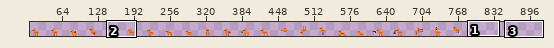
A sprite sheet gets an edit: Sprites/goose-Sheet.png. The picture above shows the old version from afar; the outline marks the close-up.
Close-up. The starting point:
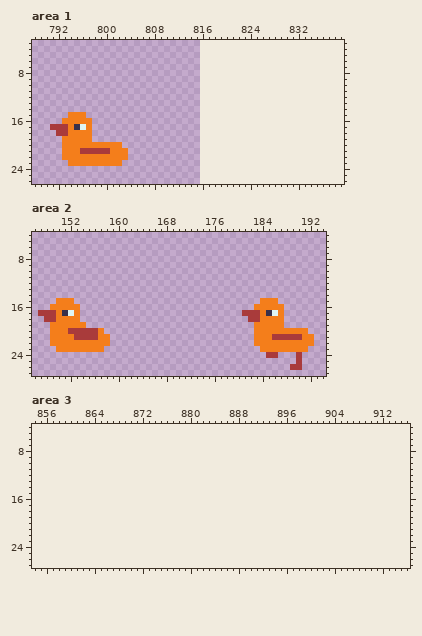
The file is 816x28 pixels. Shown: area 1: x 788..839, y 3..26; area 2: x 146..194, y 4..27; area 3: x 854..916, y 4..27. The old version is drawn lined up with the new one, on the new canvas. The wide view leaves out empty margins. The commit also changed other parts of the picture, which this record leaves out.
The result:
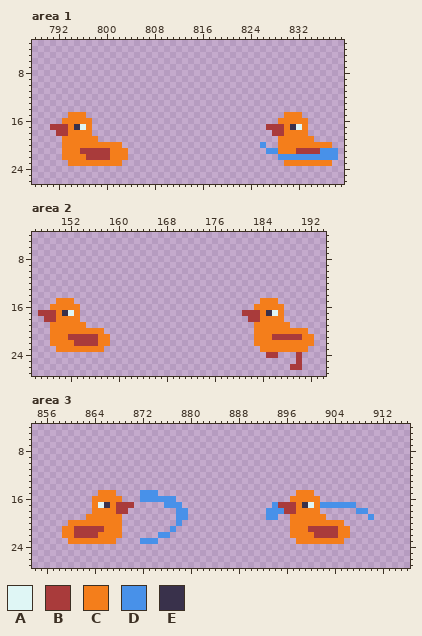
Palette (. is transparent): A #dff6f5  B #a93b3b  C #f47e1b  D #4891e9  E #39314b
From old to new:
{"change": "canvas 816x28 -> 918x28"}
{"where": "area 1"}
{"y":15,"x":830,"old":"...","new":"CCC"}
{"y":16,"x":829,"old":".....","new":"CCCCC"}
{"y":17,"x":827,"old":".......","new":"BBBCEAC"}
{"y":18,"x":828,"old":"......","new":"BBCCCC"}
{"y":19,"x":798,"old":".","new":"C"}
{"y":19,"x":829,"old":"......","new":"CCCCCC"}
{"y":20,"x":826,"old":".","new":"D"}
{"y":20,"x":829,"old":".........","new":"CCCCCCCCC"}
{"y":21,"x":827,"old":"............","new":"DDCCCBBBBDDD"}
{"y":22,"x":797,"old":"CCCC","new":"BBBB"}
{"y":22,"x":829,"old":"..........","new":"DDDDDDDDDD"}
{"y":23,"x":830,"old":"........","new":"CCCCCCCC"}
{"where": "area 2"}
{"y":19,"x":188,"old":".","new":"C"}
{"y":20,"x":152,"old":"BBBBB","new":"CCCCC"}
{"y":21,"x":152,"old":"C","new":"B"}
{"y":22,"x":153,"old":"CCCC","new":"BBBB"}
{"where": "area 3"}
{"y":15,"x":865,"old":"...","new":"CCC"}
{"y":15,"x":872,"old":"...","new":"DDD"}
{"y":15,"x":898,"old":"...","new":"CCC"}
{"y":16,"x":864,"old":".....","new":"CCCCC"}
{"y":16,"x":872,"old":"......","new":"DDDDDD"}
{"y":16,"x":897,"old":".....","new":"CCCCC"}
{"y":17,"x":864,"old":".......","new":"CAECBBB"}
{"y":17,"x":876,"old":"...","new":"DDD"}
{"y":17,"x":894,"old":"..............","new":"DBBBCEACDDDDDD"}
{"y":18,"x":864,"old":"......","new":"CCCCBB"}
{"y":18,"x":878,"old":"..","new":"DD"}
{"y":18,"x":893,"old":".........","new":"DDDBBCCCC"}
{"y":18,"x":908,"old":"..","new":"DD"}
{"y":19,"x":863,"old":"......","new":"CCCCCC"}
{"y":19,"x":878,"old":"..","new":"DD"}
{"y":19,"x":893,"old":"..","new":"DD"}
{"y":19,"x":897,"old":"......","new":"CCCCCC"}
{"y":19,"x":910,"old":".","new":"D"}
{"y":20,"x":860,"old":".........","new":"CCCCCCCCC"}
{"y":20,"x":878,"old":".","new":"D"}
{"y":20,"x":897,"old":".........","new":"CCCCCCCCC"}
{"y":21,"x":859,"old":"..........","new":"CCBBBBBCCC"}
{"y":21,"x":877,"old":".","new":"D"}
{"y":21,"x":897,"old":"..........","new":"CCCBBBBBCC"}
{"y":22,"x":859,"old":"..........","new":"CCBBBBCCCC"}
{"y":22,"x":875,"old":"..","new":"DD"}
{"y":22,"x":897,"old":"..........","new":"CCCCBBBBCC"}
{"y":23,"x":860,"old":"........","new":"CCCCCCCC"}
{"y":23,"x":872,"old":"...","new":"DDD"}
{"y":23,"x":898,"old":"........","new":"CCCCCCCC"}
{"label":"added","picture_box":[260,112,338,166]}
{"label":"changed","picture_box":[86,136,110,160]}
{"label":"added","picture_box":[284,322,290,328]}
{"label":"changed","picture_box":[68,328,98,346]}
{"label":"added","picture_box":[62,490,188,544]}
{"label":"added","picture_box":[266,490,374,544]}
